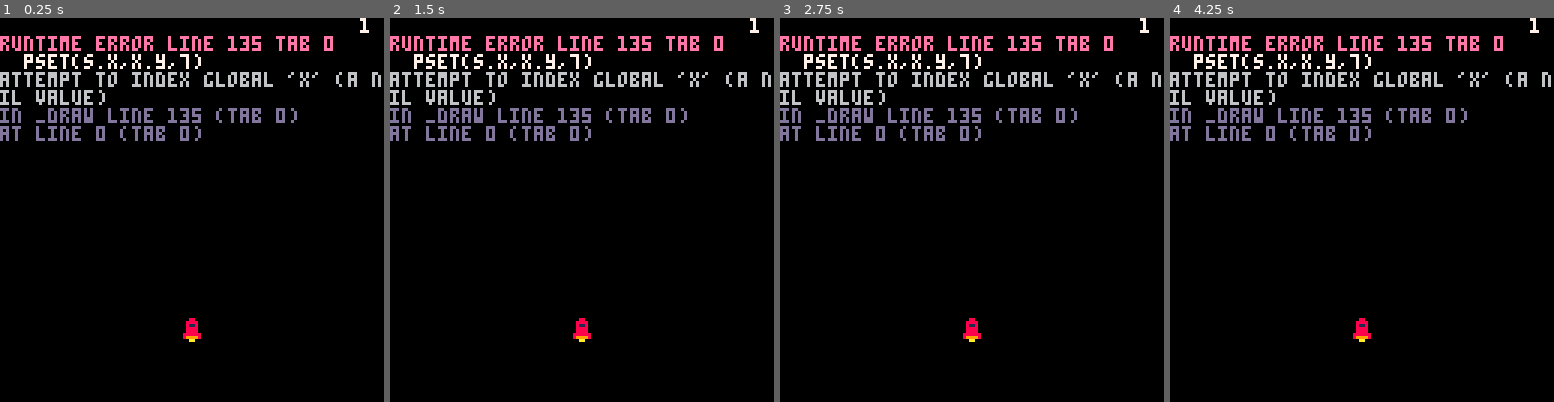
Above: before the commit, frames 1-4 (left to right).
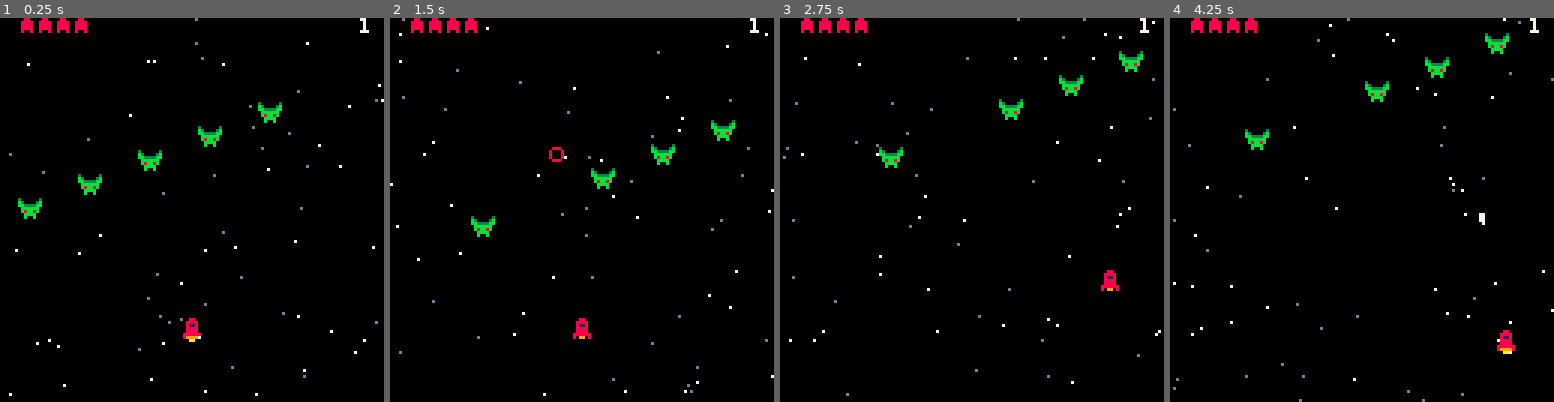
Above: after the commit, the same moments.

Repository: DamienBoisseau/pico8
Game: PICO-8 cartridge shmup.p8
The game is run twice, just before and just after one commit, with the same random seed, the same clock (stepped at 60 frames per second) and the same inputs.
Inputs:
- Up to frame 1 (0.25 s): no input
- Up to frame 2 (1.5 s): tap X (X key) at 0.33, 1.07 s
- Up to frame 3 (2.75 s): hold Right 1.6-2.1 s; tap X (X key) at 1.85 s; hold Up 2.15-2.42 s; hold Right from 2.47 s (still down)
- Up to frame 4 (4.25 s): tap X (X key) at 2.97, 4.08 s; release Right at 3.03 s; hold Left 3.08-3.58 s; hold Down 3.63-3.97 s; hold Right from 4.02 s (still down)

The runs differ from the first frame. In frame 1, 7.4% of the frame differs, in the area x 0-100%, y 0-99%; in frame 2, 7.3%; in frame 3, 7.5%; in frame 4, 7.5%, in the area x 0-100%, y 0-100%.
Error before the commit: runtime error line 135 tab 0; pset(s.x,x.y,7); attempt to index global 'x' (a nil value)

Commit message:
SFX and stars improvement

Diff:
--- a/shmup.p8
+++ b/shmup.p8
@@ -25,15 +25,22 @@
  explosions = {}
  enemies = {}
 
- for i=1,128 do
+ for i=1,64 do
+  if(rnd(1) < 0.5) then
+   colr=13
+  else
+   colr=7
+  end
+
   add(stars, {
    x=rnd(128),
    y=rnd(128),
-   s=rnd(2)+1
+   s=rnd(2)+1,
+   c=colr
   })
  end
 
- -- TODO : Randomly generate enemies inside update_game()
+ -- todo : randomly generate enemies inside update_game()
  for i=1,5 do
   add(enemies, {
    sp=17,
@@ -63,8 +70,8 @@
  end
 
  for s in all(stars) do
-  s.y -= s.s
-  if s.y <= 128 then
+  s.y += s.s
+  if s.y >= 128 then
    s.y = 0;
    s.x = rnd(128)
   end
@@ -86,6 +93,7 @@
     del(bullets,b)
     ship.p += 1
     explode(e.x,e.y)
+    sfx(1)
    end
   end
  end
@@ -135,7 +143,7 @@
  end
 
  for s in all(stars) do
-  pset(s.x,x.y,7)
+  pset(s.x,s.y,s.c)
  end
 
  -- debug ship hitbox and invicibily frames
@@ -241,6 +249,7 @@
   box = {x1=2,y1=0,x2=4,y2=4}
  }
  add(bullets,b)
+ sfx(0)
 end
 
 function explode(x,y)
Not shown, changed: the sound effects (__sfx__) section of shmup.p8
